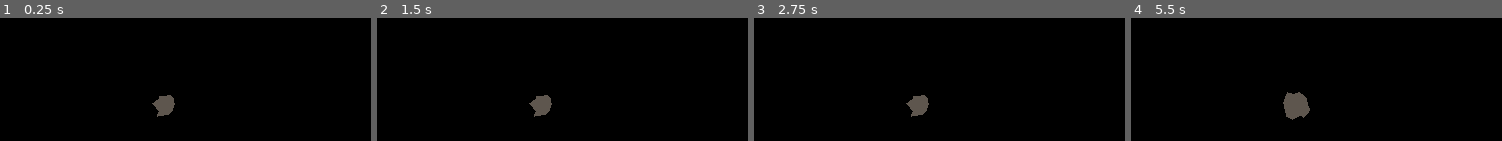
Above: before the commit, frames 1-4 (left to right).
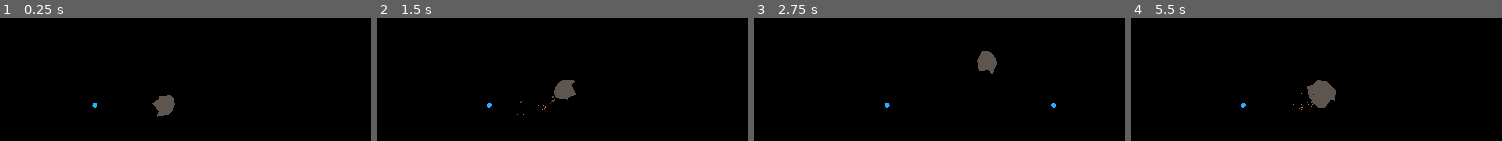
Above: after the commit, the same moments.

Repository: dslh/ArcadeSpaceFighter
Game: Godot game, scene res://test/rigs/asteroid_projectile.tscn
Same seed, same stepped clock (60 frames per second), same inputs: the game is played once before the commit and once after it. This scene is started directly instead of the project's main scene.
Inputs:
- Up to frame 1 (0.25 s): no input
- Up to frame 2 (1.5 s): hold Right (turn_right) 0.53-1.28 s; hold Down (break) 0.53-1.28 s; hold Left (turn_left) from 1.28 s (still down); tap X (fire_cannon) at 1.35 s
- Up to frame 3 (2.75 s): release Left (turn_left) at 2.03 s; hold Right (turn_right) from 2.03 s (still down); hold C (fire_laser) from 2.03 s (still down)
- Up to frame 4 (5.5 s): release Right (turn_right) at 2.78 s; release C (fire_laser) at 2.78 s; hold Up (thrust) 2.78-3.53 s; tap Ctrl (stop) at 2.85 s; hold Down (break) 3.53-4.28 s; hold Left (turn_left) from 3.53 s (still down); tap X (fire_cannon) at 4.35 s; hold C (fire_laser) from 5.03 s (still down)

The runs differ from the first frame. In frame 1, less than 0.1% of the frame differs, in the area x 24-27%, y 69-74%; in frame 2, 1.5%; in frame 3, 1.5%; in frame 4, 2.5%, in the area x 29-56%, y 50-83%.
Error before the commit: Invalid call. Nonexistent function 'set_position' in base 'Nil'. (res://test/rigs/asteroid_projectile.gd:29)

Commit message:
Fix test rig

Diff:
--- a/entities/projectile2d.gd
+++ b/entities/projectile2d.gd
@@ -98,7 +98,8 @@
 func add_collisions(parent: Node) -> void:
 	set_contact_monitor(true)
 	set_max_contacts_reported(1)
-	add_collision_exception_with(parent)
+	if parent:
+		add_collision_exception_with(parent)
 	#connect signals
 	connect("body_entered", self, "_on_body_entered")
 
--- a/test/rigs/asteroid_projectile.gd
+++ b/test/rigs/asteroid_projectile.gd
@@ -1,6 +1,4 @@
 extends Node2D
-
-export(PackedScene) var projectile_scene
 
 const ASTEROID_POS = Vector2(500.0, 500.0)
 const PROJECTILE_POS = Vector2(100.0, 500.0)
@@ -25,7 +23,7 @@
 	$entity_container.add_child(asteroid)
 
 func fire_projectile():
-	var projectile = projectile_scene.instance() as Projectile2D
+	var projectile = Projectile2D.new(6, null, Color(0.16, 0.68, 1, 1))
 	projectile.set_position(PROJECTILE_POS)
 	projectile.set_direction((ASTEROID_POS - PROJECTILE_POS).normalized())
 	$entity_container.add_child(projectile)
